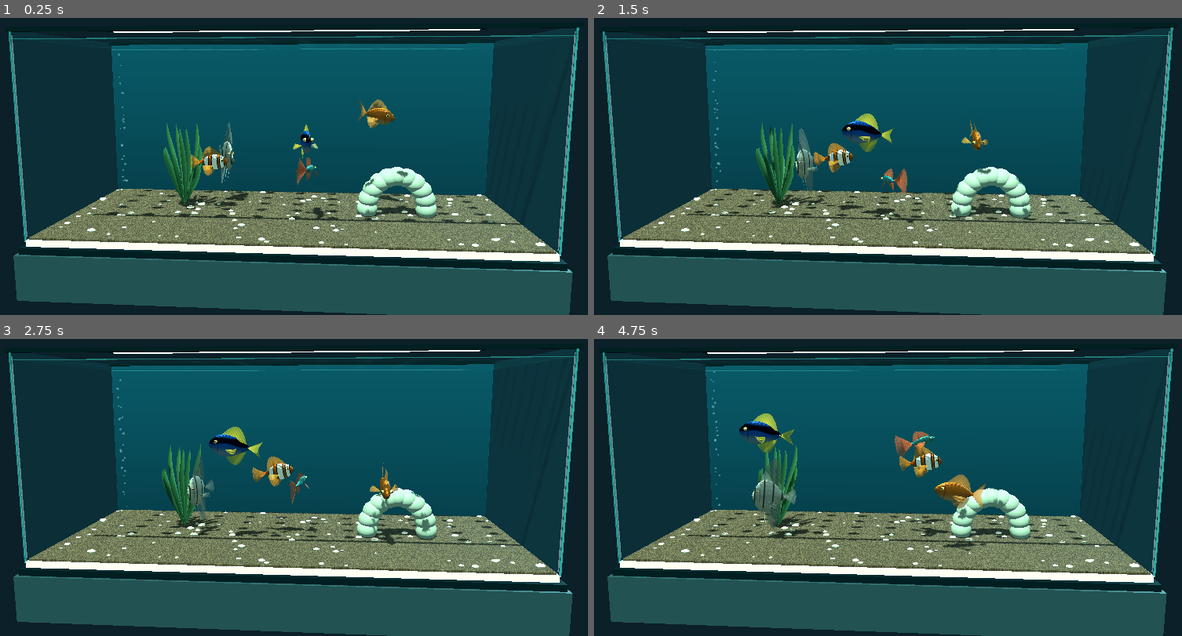
Above: before the commit, frames 1-4 (two rows, left to right).
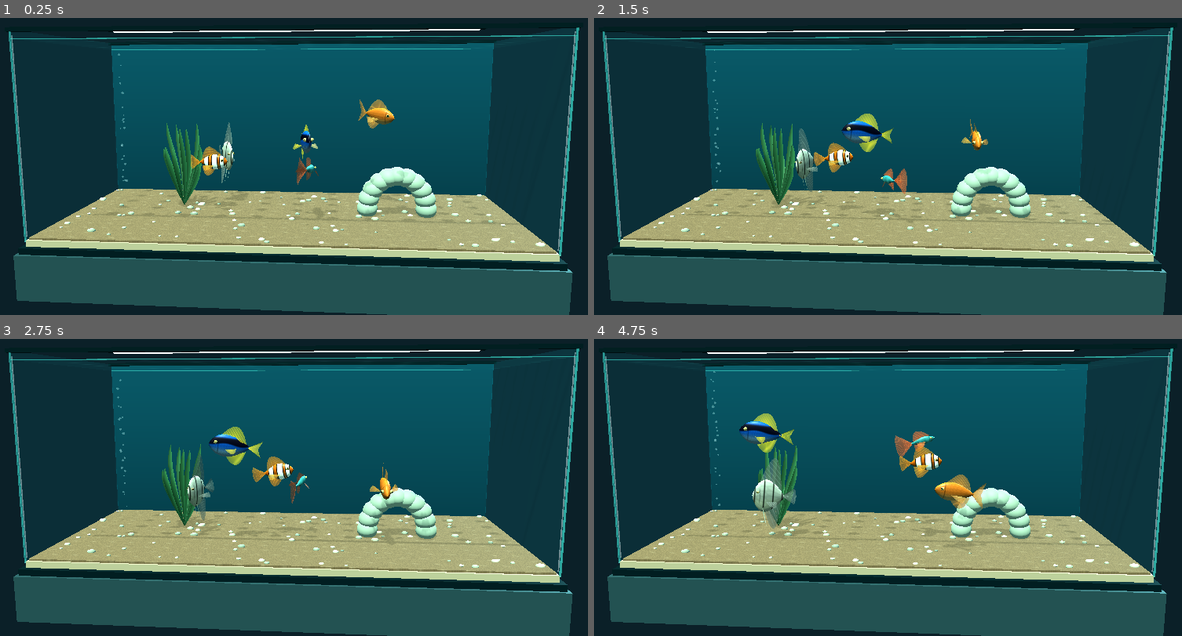
Above: after the commit, the same moments.

Repository: arsyue/littleharbor
Game: Godot game, scene res://aquarium.tscn
The game is run twice, just before and just after one commit, with the same random seed, the same clock (stepped at 60 frames per second) and the same inputs.
Inputs (mouse positions are in pixels of both pictures, inside the frame that each line leads up to):
- Up to frame 1 (0.25 s): no input
- Up to frame 2 (1.5 s): move the mouse to (1023, 124) at 0.52 s; click (1023, 124) at 0.67 s; drag from (758, 157) to (852, 211) at 1.27 s
- Up to frame 3 (2.75 s): move the mouse to (352, 386) at 2.02 s; click (352, 386) at 2.17 s
- Up to frame 4 (4.75 s): drag from (852, 532) to (693, 410) at 2.77 s; move the mouse to (1070, 514) at 3.52 s; click (1070, 514) at 3.67 s; drag from (693, 410) to (788, 374) at 4.27 s

The runs differ from the first frame. In frame 1, 17% of the frame differs, in the area x 1-99%, y 3-86%; in frame 2, 17%; in frame 3, 17%; in frame 4, 18%.

Commit message:
Refine the seahorse, soften sand and shadows, and reduce mobile empty space

Diff:
--- a/godot/aquarium.gd
+++ b/godot/aquarium.gd
@@ -38,7 +38,7 @@
 	environment.environment=env;add_child(environment)
 	var key := DirectionalLight3D.new()
 	key.rotation_degrees=Vector3(-65,-20,-12);key.light_color=Color("#e0f4e0");key.light_energy=1.05
-	key.shadow_enabled=true;key.directional_shadow_max_distance=30
+	key.shadow_enabled=true;key.shadow_opacity=0.42;key.directional_shadow_max_distance=30
 	add_child(key)
 	var fill := DirectionalLight3D.new()
 	fill.rotation_degrees=Vector3(-20,145,0);fill.light_color=Color("#68aab9");fill.light_energy=0.40;add_child(fill)
@@ -86,7 +86,7 @@
 	var edge:=mat(Color(0.29,0.67,0.66,0.42),0.12,0.2)
 	box(habitat,Vector3(0,-0.65,0),Vector3(half_width*2+0.30,0.86,depth*2+0.30),mat(Color("#294044"),0.4,0.1))
 	box(habitat,Vector3(0,-0.18,0),Vector3(half_width*2+0.18,0.16,depth*2+0.18),dark)
-	box(habitat,Vector3(0,-0.055,0),Vector3(half_width*2,0.15,depth*2),mat(Color("#c9bda0")))
+	box(habitat,Vector3(0,-0.055,0),Vector3(half_width*2,0.15,depth*2),mat(Color("#91836b")))
 	var substrate:=Shader.new()
 	substrate.code="""
 shader_type spatial;
@@ -96,7 +96,7 @@
 void fragment(){
 	float grains=hash(floor(world.xz*80.0));
 	float wave=sin(world.x*8.0+sin(world.z*8.0+TIME*0.5)*2.0)*sin(world.z*11.0+TIME*0.7);
-	vec3 sand=mix(vec3(0.19,0.16,0.115),vec3(0.34,0.30,0.22),grains);
+	vec3 sand=vec3(0.40,0.32,0.23)*(0.94+grains*0.12);
 	ALBEDO=sand+pow(abs(wave),14.0)*0.045;ROUGHNESS=0.95;
 }
 """
@@ -135,10 +135,16 @@
 	box(habitat,Vector3(0,water_height+0.19,-0.35),Vector3(half_width*1.7,0.08,0.20),dark)
 	box(habitat,Vector3(0,water_height+0.145,-0.35),Vector3(half_width*1.65,0.025,0.14),lightmat)
 	# Neutral gravel forms the built-in habitat. Ornaments are only added from owned inventory.
+	var gravel_mesh:=SphereMesh.new();gravel_mesh.radius=1.0;gravel_mesh.height=2.0;gravel_mesh.radial_segments=12;gravel_mesh.rings=8
+	var gravel_mat:=mat(Color.WHITE,0.9);gravel_mat.vertex_color_use_as_albedo=true
+	gravel_mesh.material=gravel_mat
+	var gravel:=MultiMesh.new();gravel.transform_format=MultiMesh.TRANSFORM_3D;gravel.use_colors=true;gravel.mesh=gravel_mesh;gravel.instance_count=90
 	for i in range(90):
 		var p:=Vector3(rng.randf_range(-half_width+0.1,half_width-0.1),0.07,rng.randf_range(-depth+0.1,depth-0.1))
 		var s:=rng.randf_range(0.028,0.085)
-		sphere(habitat,p,Vector3(s,s*0.5,s*0.7),mat(Color("#8d9483").lerp(Color("#d5c9a7"),rng.randf())))
+		gravel.set_instance_transform(i,Transform3D(Basis().scaled(Vector3(s,s*0.5,s*0.7)),p))
+		gravel.set_instance_color(i,Color("#7d8577").lerp(Color("#c1b79d"),rng.randf()))
+	var gravel_node:=MultiMeshInstance3D.new();gravel_node.multimesh=gravel;habitat.add_child(gravel_node)
 	for i in range(22):
 		var b:=sphere(habitat,Vector3(-half_width+0.28,rng.randf_range(0.2,water_height),-depth+0.25),Vector3.ONE*rng.randf_range(0.014,0.038),mat(Color(0.62,0.9,0.9,0.23),0.08,0.2))
 		bubbles.append(b)
--- a/godot/fish.gd
+++ b/godot/fish.gd
@@ -194,19 +194,31 @@
 	var n := MeshInstance3D.new();n.mesh=st.commit();n.material_override=_fin_material(color);parent.add_child(n)
 
 func _build_seahorse() -> void:
-	var mat := _material(body_color,0.15)
-	_sphere(self,Vector3(0,0.05,0),Vector3(0.11,0.26,0.085),mat)
-	_sphere(self,Vector3(0.055,0.31,0),Vector3(0.10,0.09,0.07),mat)
-	_sphere(self,Vector3(0.15,0.30,0),Vector3(0.12,0.035,0.035),mat)
-	var eye := _material(Color("#131913"))
+	var material := _material(Color("#a68c57"),0.04)
+	material.roughness=0.64
+	var ridge := _material(Color("#b9a06c"),0.03)
+	_sphere(self,Vector3(-0.02,0.02,0),Vector3(0.072,0.21,0.063),material)
+	var neck := _sphere(self,Vector3(0.0,0.19,0),Vector3(0.045,0.12,0.046),material)
+	neck.rotation.z=-0.24
+	var head := _sphere(self,Vector3(0.055,0.28,0),Vector3(0.083,0.062,0.048),material)
+	head.rotation.z=-0.28
+	_sphere(self,Vector3(0.14,0.25,0),Vector3(0.09,0.020,0.023),material)
+	var eye := _material(Color("#11180f"))
 	for side in [-1.0,1.0]:
-		_sphere(self,Vector3(0.09,0.34,side*0.065),Vector3.ONE*0.019,eye)
-	for i in range(17):
-		var t := float(i)/16.0
-		var angle := t*PI*1.6
-		_sphere(self,Vector3(-0.04-0.13*sin(angle),-0.20-t*0.19+0.08*cos(angle),0),Vector3.ONE*(0.033-t*0.018),mat)
+		_sphere(self,Vector3(0.080,0.30,side*0.043),Vector3.ONE*0.012,eye)
+	for i in range(9):
+		var y := -0.13+i*0.035
+		_sphere(self,Vector3(-0.062,y,0),Vector3(0.027,0.012,0.065),ridge)
+	_sphere(self,Vector3(-0.025,-0.21,0),Vector3(0.029,0.075,0.028),material)
+	for i in range(30):
+		var t := float(i)/29.0
+		var angle := PI+t*TAU*1.12
+		var radius := 0.13*(1.0-t*0.75)
+		_sphere(self,Vector3(0.10+cos(angle)*radius,-0.30+sin(angle)*radius,0),Vector3.ONE*lerpf(0.031,0.009,t),material)
+	for i in range(3):
+		_sphere(self,Vector3(0.015+i*0.019,0.33+sin(i+0.6)*0.024,0),Vector3(0.012,0.026,0.017),ridge)
 	tail=Node3D.new();add_child(tail)
-	_fin(tail,[Vector3(-0.08,0.12,0),Vector3(-0.21,0.18,0),Vector3(-0.15,-0.03,0)],fin_color)
+	_fin(tail,[Vector3(-0.075,0.12,0),Vector3(-0.19,0.15,0),Vector3(-0.09,-0.03,0)],fin_color)
 
 func _pick_target() -> void:
 	target = Vector3(rng.randf_range(-bounds.x+0.7,bounds.x-0.7),rng.randf_range(0.65,bounds.y-0.45),rng.randf_range(-bounds.z+0.45,bounds.z-0.45))
Not shown, changed: web/aquarium.css
